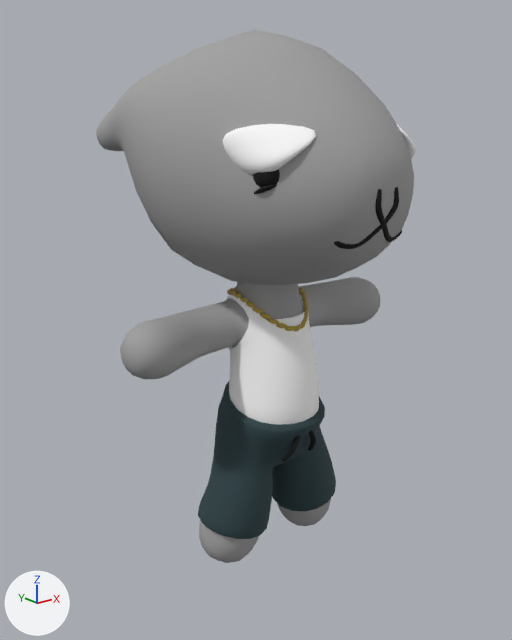
One commit to the FBX model Assets/Art/Animation/Bill/Bill_Idle.fbx: the scene before it, then after it.
Camera for both pictures: a 50 mm lens placed at (-1.54, -2.0, 1.6), pointed at (-0.03, -0.11, 0.85). Arrows for +X, +Y and +Z are at lower left; the lights stay in place. Where no turn or scale is listed for an object, it has been applied to the vertices.

Before the edit, the objects in view are built like this:
```python
me_mesh = bpy.data.meshes.new('Mesh')
me_mesh.from_pydata(...)  # 4399 vertices, 4465 faces; spans x -0.56..0.56, y -0.67..0.32, z -0.04..1.81
# faces by material slot: [1605, 2860]
me_mesh.materials.append(mat_pasted__grey)  # grey #a1a1a1
me_mesh.materials.append(mat_pasted__black)  # black #000000
me_mesh_001 = bpy.data.meshes.new('Mesh.001')
me_mesh_001.from_pydata(...)  # 3224 vertices, 3430 faces; spans x -0.338..0.336, y -0.557..0.024, z 0.08..1.533
# faces by material slot: [1260, 522, 896, 752]
me_mesh_001.materials.append(mat_pasted__white)  # white #ffffff
me_mesh_001.materials.append(mat_pasted__yellow)  # yellow #b79e45
me_mesh_001.materials.append(mat_pasted__darker_blue5)  # dark cyan #2b4146
me_mesh_001.materials.append(mat_pasted__black)  # black #000000
ob_pasted__base_seal = bpy.data.objects.new('pasted__base_seal', me_mesh)
ob_pasted__base_seal.location = (0.0, 0.0, 0.0)
ob_pasted__outfit_bill = bpy.data.objects.new('pasted__outfit_bill', me_mesh_001)
ob_pasted__outfit_bill.location = (0.0, 0.0, 0.0)
```
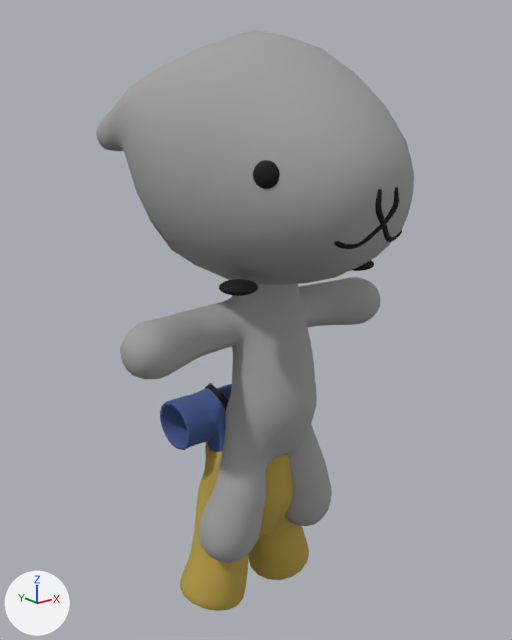
What the commit changed:
Material 'pasted__blue' (mat_pasted__blue) is new.
Its base color is (0.0519, 0.0919, 0.261) (blue #40558c).
Its roughness is 0.859.
me_mesh_001 is used by ob_pasted__outfit_bill; location (0.0, 0.0, 0.0).
me_mesh_001 had 3224 vertices, 3430 faces and spanned x -0.338..0.336, y -0.557..0.024, z 0.08..1.533.
me_mesh_001 now has 3049 vertices, 3087 faces and spans x -0.321..0.321, y -0.52..0.024, z 0.08..1.465.
me_mesh_001 part 1: a new loose piece, a UV sphere (24 segments, 12 rings, poles along y) spanning x 0.199..0.321, y -0.52..-0.399, z 1.422..1.465, in mat_pasted__black (black #000000).
me_mesh_001 part 2: a new loose piece, a UV sphere (24 segments, 12 rings, poles along y) spanning x -0.321..-0.199, y -0.52..-0.399, z 1.422..1.465, in mat_pasted__black (black #000000).
me_mesh_001 part 3: a new loose piece of 144 vertices spanning x -0.138..-0.036, y -0.276..-0.005, z 0.746..0.965, in mat_pasted__black (black #000000).
me_mesh_001 part 4: 21 loose pieces with 1454 vertices, spanning x -0.338..0.336, y -0.557..-0.002, z 0.382..1.533, are deleted.
me_mesh_001 part 5: 399 vertices moved from x -0.18..0.18, y -0.359..0.003, z 0.522..0.953 to x -0.284..0.284, y -0.372..0.002, z 0.546..0.95; 529 vertices removed from x -0.163..0.163, y -0.344..-0.007, z 0.513..0.969; 943 vertices added at x -0.284..0.284, y -0.371..0.013, z 0.522..0.957.
me_mesh_001 part 6: 286 faces spanning x -0.282..0.282, y -0.263..0.002, z 0.555..0.944 switch from mat_pasted__white (white #ffffff) to mat_pasted__blue (blue #40558c).
me_mesh_001 part 7: 856 faces spanning x -0.303..0.303, y -0.372..0.024, z 0.08..0.624 switch from mat_pasted__darker_blue5 (dark cyan #2b4146) to mat_pasted__yellow (yellow #b79e45).
Object 'pasted__outfit_bill' (ob_pasted__outfit_bill) moves from (0.0, 0.0, 0.0) to (0.0, 0.145, -0.398).

Pixel boxes [x1, y1, x2, y2] of what changed, in the pictures (512 x 640 px; the box of a moved part takes in the faces that stretch with it):
'pasted__outfit_bill', reshaped, moved (16% shorter)
    before: [198, 123, 415, 539]
    after: [160, 260, 374, 611]
part 1 of me_mesh_001, added
    after: [353, 260, 374, 271]
part 2 of me_mesh_001, added (black)
    after: [219, 279, 258, 296]
part 3 of me_mesh_001, added
    after: [205, 383, 229, 411]
part 4 of me_mesh_001, deleted
    before: [223, 123, 415, 461]
part 5 of me_mesh_001, moved or reshaped
    before: [224, 286, 324, 429]
    after: [160, 388, 293, 506]
part 6 of me_mesh_001, recoloured
    before: [226, 296, 242, 349]
    after: [161, 384, 232, 448]
part 7 of me_mesh_001, recoloured
    before: [198, 389, 336, 539]
    after: [180, 473, 309, 611]
